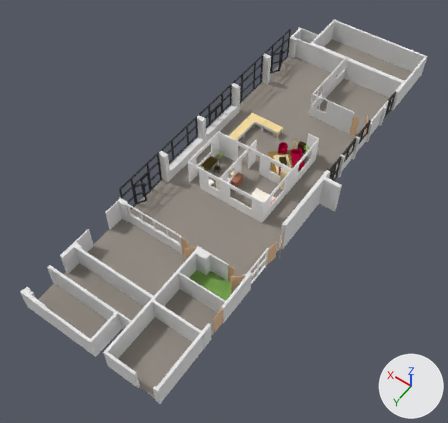
Renders of the Blender file src/morse_ros/blender_files/laas_adream.blend from each side of a commit.
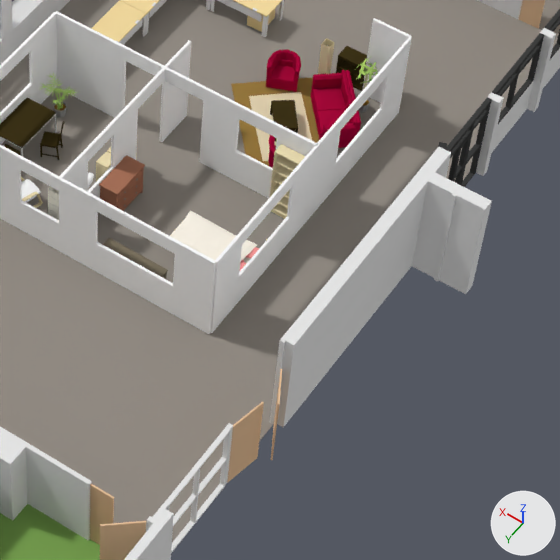
There are two pictures of each version: one whole from a 50 mm lens placed at (-12.2, 38.1, 38.8), pointed at (5.8, 12.9, -0.8), one close up on the part from 45% to 81% of the width and 30% to 68% of the height. The lights are fixed; the arrows at lower right show +X, +Y and +Z.

The first close-up shows 'C6_plein_ext_P.009', 'C6_plein_ext_P.011', 'C6_plein_ext_P.012', 'C6_plein_ext_P.021', 'C6_plein_ext_P.033', 'C6_plein_ext_P.034', 'Floor_h020', 'Floor_h023', 'IKEA_carpet_DRAGOR', 'walls.002', 'walls.004', 'walls.011'.
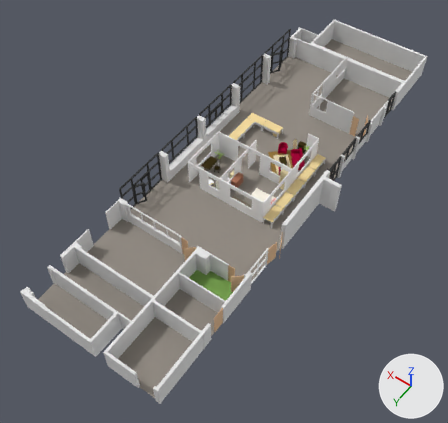
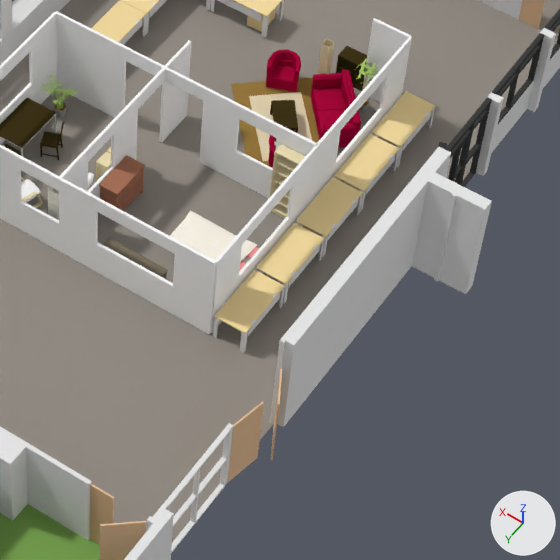
Edits to the scene script, one JSON object a line:
```json
{"op": "add", "block": "ob_office_desk_004", "code": ["ob_office_desk_004 = bpy.data.objects.new('office_desk.004', me_cube_067.copy())  # the mesh of ob_office_desk", "ob_office_desk_004.location = (1.86, 11.82, 0.0)", "ob_office_desk_004.rotation_euler = (0.0, 0.0, 7.854)  # degrees (0, 0, 90)"]}
{"op": "add", "block": "ob_office_desk_005", "code": ["ob_office_desk_005 = bpy.data.objects.new('office_desk.005', me_cube_067.copy())  # the mesh of ob_office_desk", "ob_office_desk_005.location = (1.86, 10.16, 0.0)", "ob_office_desk_005.rotation_euler = (0.0, 0.0, 7.854)  # degrees (0, 0, 90)"]}
{"op": "add", "block": "ob_office_desk_006", "code": ["ob_office_desk_006 = bpy.data.objects.new('office_desk.006', me_cube_067.copy())  # the mesh of ob_office_desk", "ob_office_desk_006.location = (1.86, 8.49, 0.0)", "ob_office_desk_006.rotation_euler = (0.0, 0.0, 7.854)  # degrees (0, 0, 90)"]}
{"op": "add", "block": "ob_office_desk_007", "code": ["ob_office_desk_007 = bpy.data.objects.new('office_desk.007', me_cube_067.copy())  # the mesh of ob_office_desk", "ob_office_desk_007.location = (1.86, 6.84, 0.0)", "ob_office_desk_007.rotation_euler = (0.0, 0.0, 7.854)  # degrees (0, 0, 90)"]}
{"op": "add", "block": "ob_office_desk_008", "code": ["ob_office_desk_008 = bpy.data.objects.new('office_desk.008', me_cube_067.copy())  # the mesh of ob_office_desk", "ob_office_desk_008.location = (1.86, 5.18, 0.0)", "ob_office_desk_008.rotation_euler = (0.0, 0.0, 7.854)  # degrees (0, 0, 90)"]}
```

Pixel boxes [x1, y1, x2, y2] of what changed, in the close-ups (560 x 560 px):
```json
{"object": "office_desk.004", "change": "added", "after": [213, 270, 285, 353], "on screen": "beige", "faces in mat_light_wood_001 (beige #f6dda0)": [214, 270, 285, 334], "faces in mat_white_glossy (white #e7e7e7)": [213, 288, 285, 353]}
{"object": "office_desk.005", "change": "added", "after": [256, 223, 324, 304], "on screen": "beige", "faces in mat_light_wood_001 (beige #f6dda0)": [256, 223, 324, 285], "faces in mat_white_glossy (white #e7e7e7)": [256, 240, 324, 304]}
{"object": "office_desk.006", "change": "added", "after": [296, 177, 363, 257], "on screen": "beige", "faces in mat_light_wood_001 (beige #f6dda0)": [296, 177, 363, 237], "faces in mat_white_glossy (white #e7e7e7)": [296, 195, 362, 257]}
{"object": "office_desk.007", "change": "added", "after": [334, 134, 400, 212], "on screen": "beige", "faces in mat_light_wood_001 (beige #f6dda0)": [334, 134, 400, 192], "faces in mat_white_glossy (white #e7e7e7)": [334, 150, 399, 212]}
{"object": "office_desk.008", "change": "added", "after": [371, 91, 435, 167], "on screen": "beige", "faces in mat_light_wood_001 (beige #f6dda0)": [371, 91, 435, 147], "faces in mat_white_glossy (white #e7e7e7)": [371, 107, 435, 167]}
```
